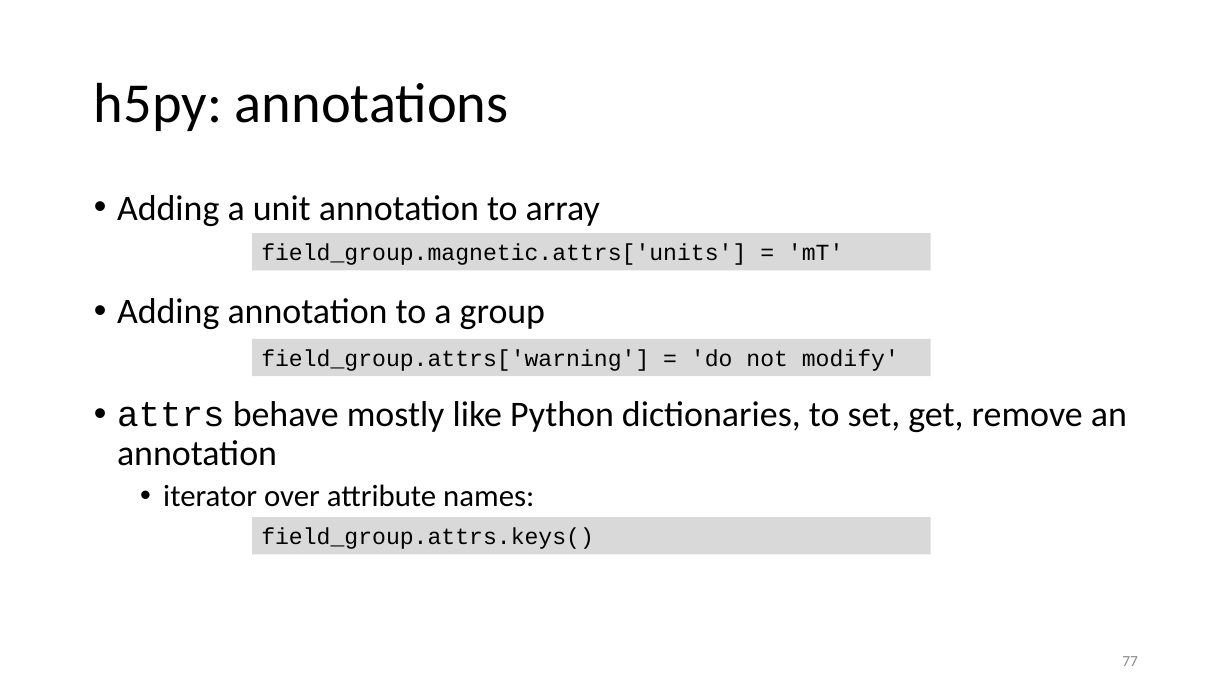
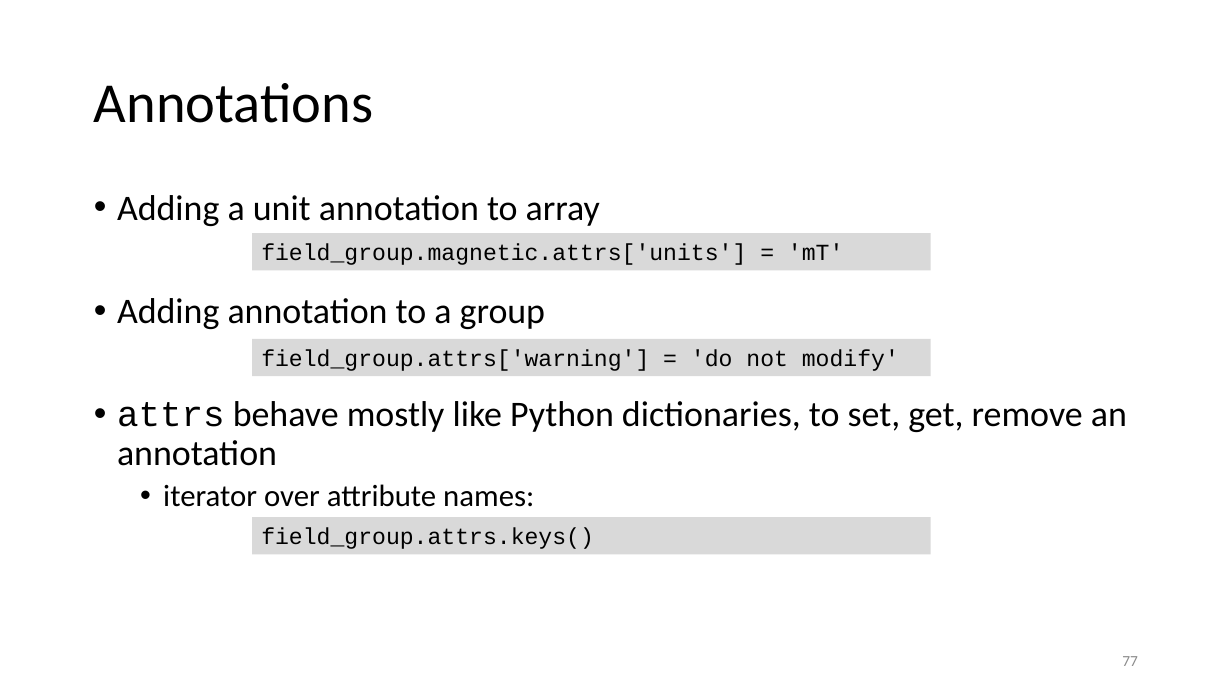
Before and after one commit to gjbex/Scientific-Python, a slide deck: slide 77 of scientific_python.pptx. Drawn at 1232x693 pixels with LibreOffice and Linux fonts; fonts in the diff are those of the drawing. Boxes give left, top, right and bottom in pixels: in the first picture for what was removed or moved away, otherwise in the second. Text is boxed around its words. In the diff, an @@ line names an element or a change of style, - is before the commit and + after.

```diff
--- a/scientific_python.pptx
+++ b/scientific_python.pptx
@@ title at (x1=94, y1=83, x2=373, y2=123): text changed @@
-h5py: annotations
+Annotations
```
Also in this commit, not shown: 7 other slides changed, 10 slides removed, 14 other files.
